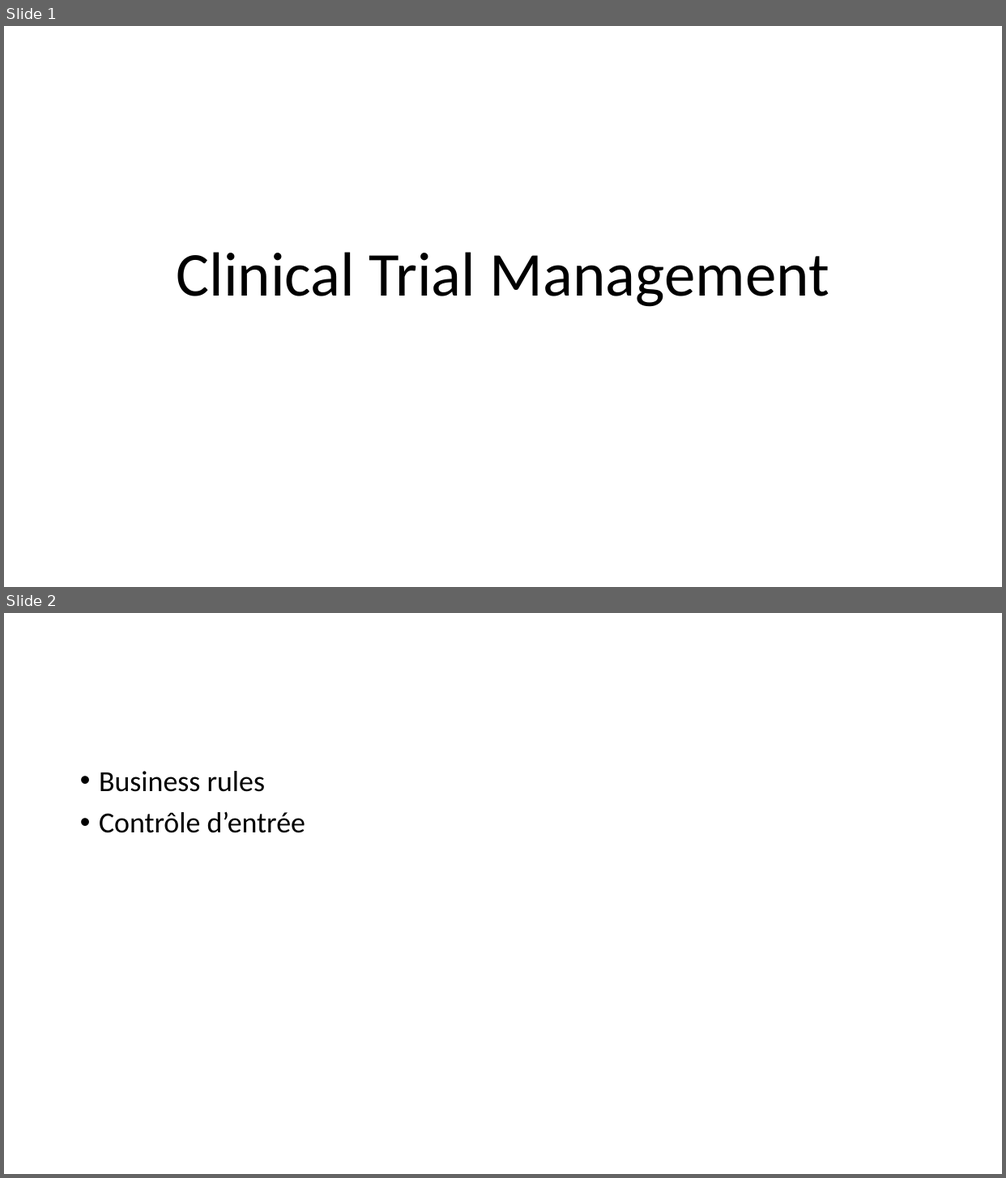
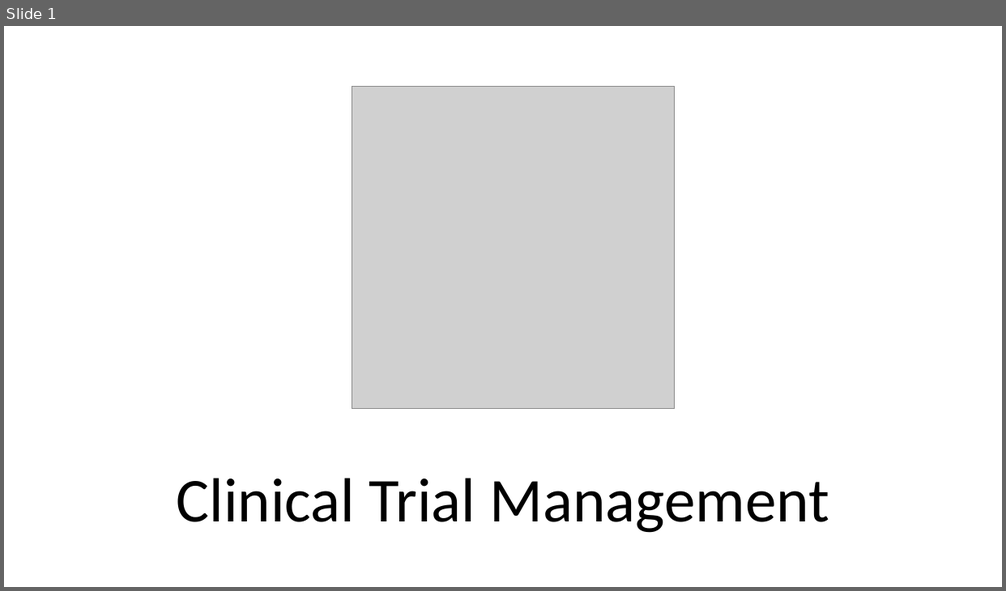
Before and after one commit to Pat-V/CTM2, a slide deck: CTM.pptx. Shown one above the other, each under a label of ours: slides 1 and 2 before the commit, slide 1 after it. The pictures are 1006x1178 and 1006x591 pixels, drawn with LibreOffice and Linux fonts; fonts in the diff are those of the drawing; grey boxes stand for pictures. Boxes give left, top, right and bottom in pixels: in the first picture for what was removed or moved away, otherwise in the second. Text is boxed around its words. In the diff, an @@ line names an element or a change of style, - is before the commit and + after.

```diff
--- a/CTM.pptx
+++ b/CTM.pptx
@@ slide 2 removed at (4, 613, 1002, 1174), background #FFFFFF @@
@@ text removed at (99, 771, 305, 833) @@
-• Business rules
-• Contrôle d’entrée
@@ slide 1 changed as well @@
@@ picture added at (352, 86, 675, 408) @@
@@ title "Clinical Trial Management": place and size @@
-title "Clinical Trial Management" at (176, 252, 829, 307)
+title "Clinical Trial Management" at (176, 478, 829, 533)
```
Also in this commit, not shown: 6 slides added, 15 other files.
